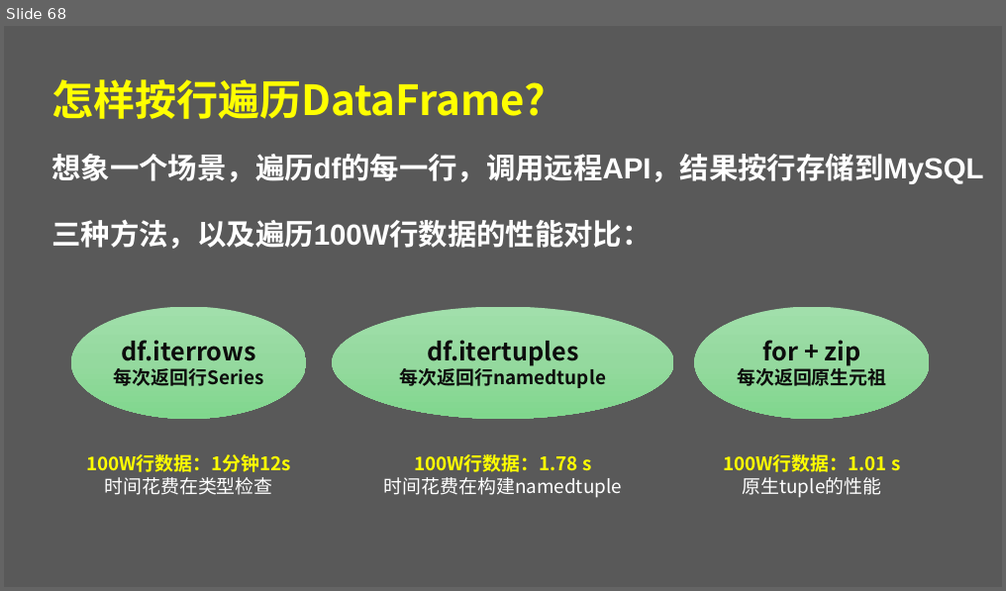
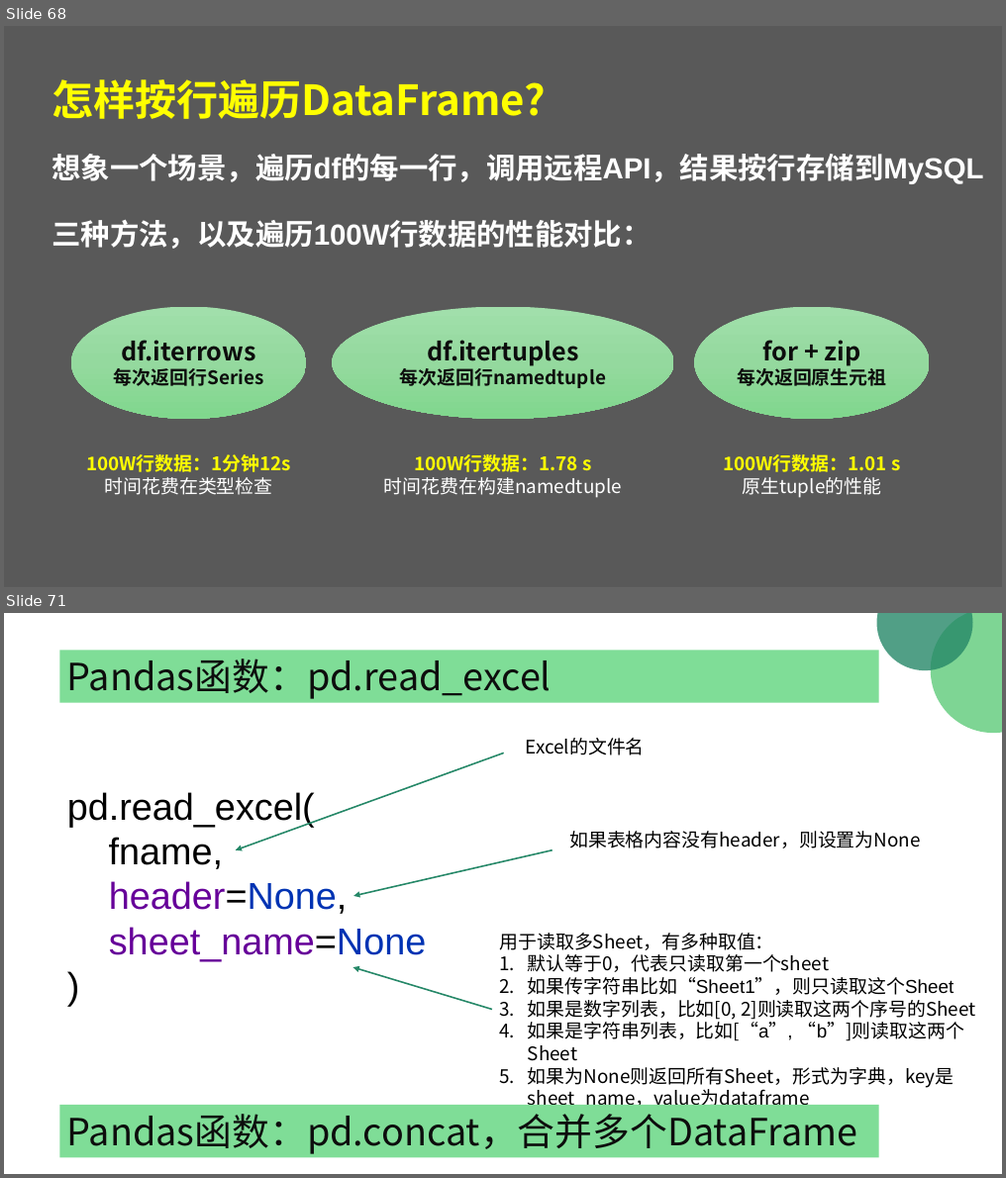
Before and after one commit to peiss/ant-learn-pandas, a slide deck: Python使用Pandas入门数据分析.pptx. Shown one above the other, each under a label of ours: slide 68 before the commit, slides 68 and 71 after it; the slides between them are not shown. The pictures are 1006x591 and 1006x1178 pixels, drawn with LibreOffice and Linux fonts; fonts in the diff are those of the drawing. Boxes give left, top, right and bottom in pixels: in the first picture for what was removed or moved away, otherwise in the second. Text is boxed around its words. In the diff, an @@ line names an element or a change of style, - is before the commit and + after.

```diff
--- a/Python使用Pandas入门数据分析.pptx
+++ b/Python使用Pandas入门数据分析.pptx
@@ slide 71 added at [4,613,1002,1174], background #FFFFFF @@
@@ freeform shape added at [877,613,973,670], fill #268868 at 80% opacity @@
@@ freeform shape added at [931,613,1002,733], fill #33BD56 at 63% opacity @@
@@ rectangle added at [60,650,879,703], fill #7FDD97, 36 pt, text #0D0D0D @@
+Pandas函数：pd.read_excel
@@ arrow added from (504, 753) to (236, 851), #268868 1.5 pt @@
@@ text added at [526,738,645,756], 18 pt, text #000000 @@
+Excel的文件名
@@ text added at [67,792,426,961], 36 pt, text #000000 @@
+pd.read_excel(
+fname,
+header=None,
+sheet_name=None
+)
@@ text added at [569,831,921,849], 18 pt, text #000000 @@
+如果表格内容没有header，则设置为None
@@ arrow added from (552, 851) to (353, 896), #268868 1.5 pt @@
@@ text added at [499,933,976,1088], 18 pt, text #000000 @@
+用于读取多Sheet，有多种取值：
+1. 默认等于0，代表只读取第一个sheet
+2. 如果传字符串比如“Sheet1”，则只读取这个Sheet
+3. 如果是数字列表，比如[0, 2]则读取这两个序号的Sheet
+4. 如果是字符串列表，比如[“a”, “b”]则读取这两个Sheet
+5. 如果为None则返回所有Sheet，形式为字典，key是sheet_name，value为dataframe
@@ arrow added from (492, 1010) to (352, 967), #268868 1.5 pt @@
@@ rectangle added at [60,1105,879,1158], fill #7FDD97, 36 pt, text #0D0D0D @@
+Pandas函数：pd.concat，合并多个DataFrame
```
Also in this commit, not shown: 1 slide changed, 6 other slides added, 8 other files.
